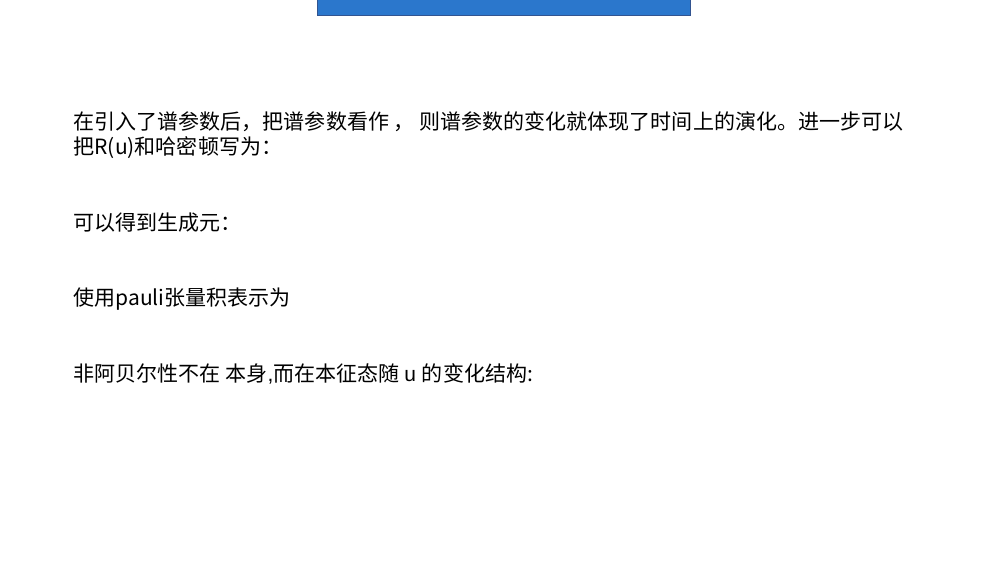
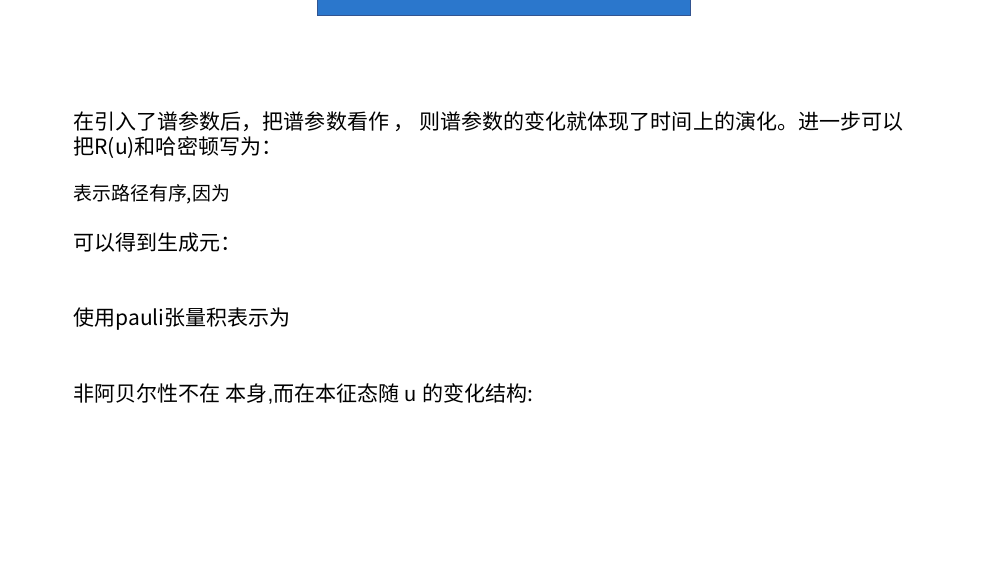
Before and after one commit to Asice-Cloud/quantummmm, a slide deck: slide 8 of y2.pptx. Drawn at 1008x567 pixels with LibreOffice and Linux fonts; fonts in the diff are those of the drawing. Boxes give left, top, right and bottom in pixels: in the first picture for what was removed or moved away, otherwise in the second. Text is boxed around its words. In the diff, an @@ line names an element or a change of style, - is before the commit and + after.

```diff
--- a/y2.pptx
+++ b/y2.pptx
@@ text at bbox=[74, 184, 230, 204]: paragraph added @@
+表示路径有序,因为
```
Also in this commit, not shown: 7 other slides changed, 7 slides added, 1 slide removed, 49 other files.
